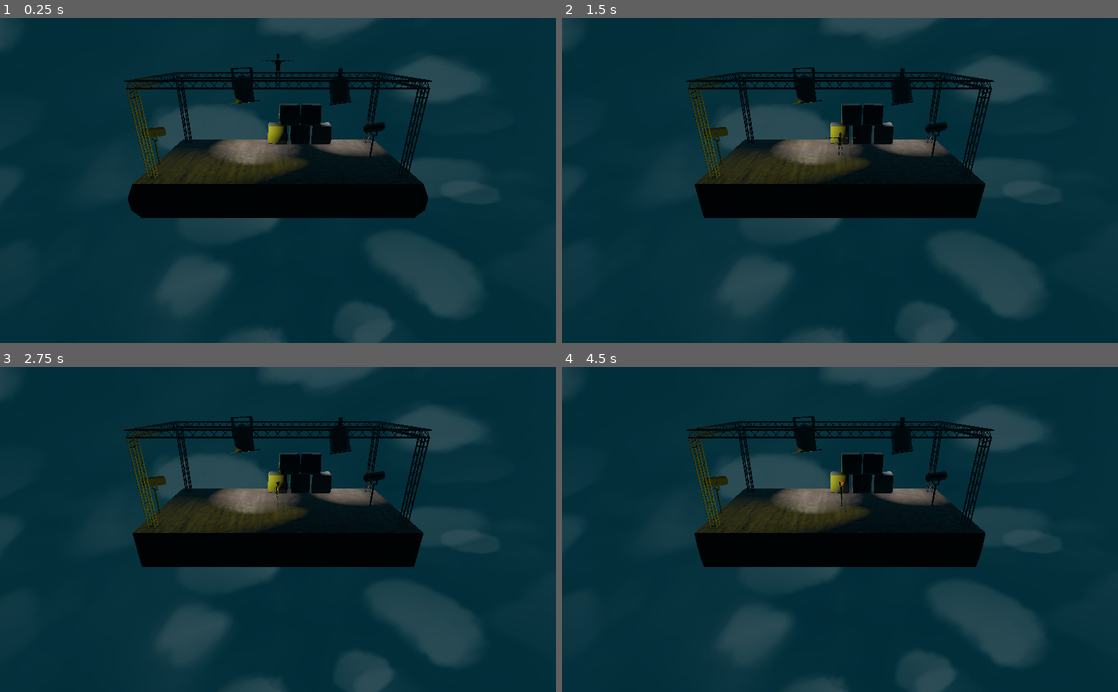
Above: before the commit, frames 1-4 (two rows, left to right).
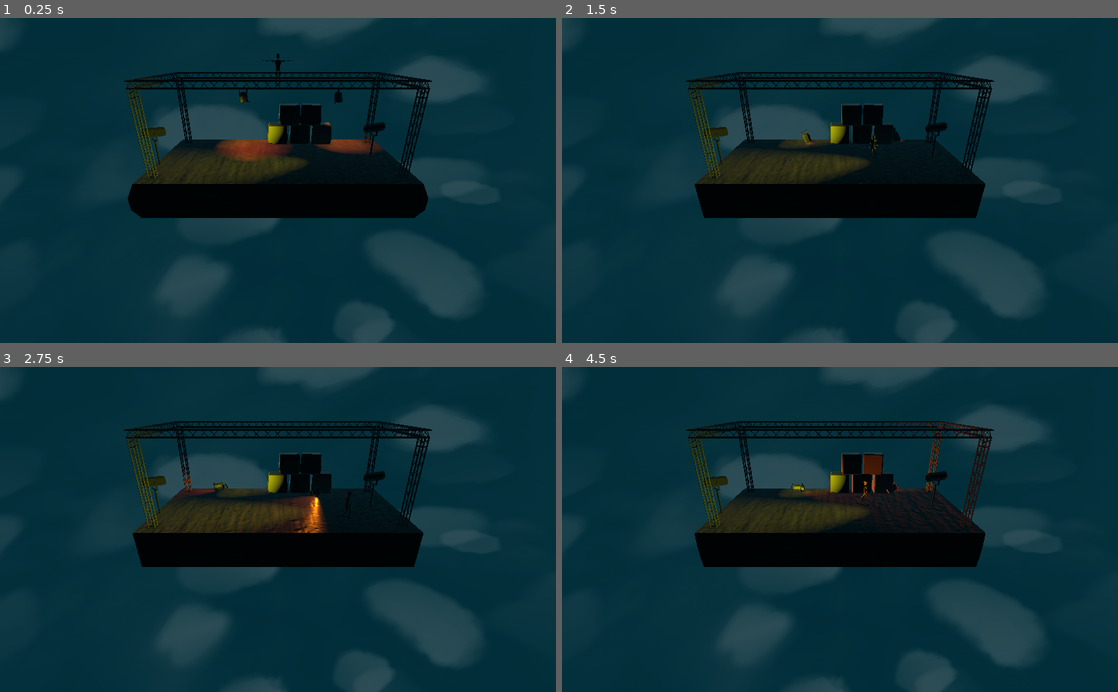
Above: after the commit, the same moments.

Repository: MartiniMoe/WubbaLubbaDubDub
Game: Godot game, scene res://scenes/Main.tscn
The game is run twice, just before and just after one commit, with the same random seed, the same clock (stepped at 60 frames per second) and the same inputs.
Inputs:
- Up to frame 1 (0.25 s): no input
- Up to frame 2 (1.5 s): hold Right (ui_right) 0.53-1.28 s; tap Space (ui_select) at 0.77 s; hold Down (ui_down) from 1.28 s (still down)
- Up to frame 3 (2.75 s): tap Space (ui_select) at 1.52 s; release Down (ui_down) at 2.03 s; hold Right (ui_right) from 2.03 s (still down)
- Up to frame 4 (4.5 s): release Right (ui_right) at 2.78 s; hold Up (ui_up) 2.78-3.53 s; tap Space (ui_select) at 3.02, 3.77 s; hold Left (ui_left) from 3.53 s (still down)

The runs differ from the first frame. In frame 1, 1.9% of the frame differs, in the area x 37-70%, y 15-46%; in frame 2, 2.1%; in frame 3, 2.8%; in frame 4, 3.0%, in the area x 37-78%, y 15-52%.
Error before the commit: Invalid call. Nonexistent function 'fall_down' in base 'StaticBody'. (res://scripts/Player.gd:44)

Commit message:
Climbing does not work anymore

Diff:
--- a/godot_project/scenes/Spotlight_oben.tscn
+++ b/godot_project/scenes/Spotlight_oben.tscn
@@ -1,11 +1,12 @@
-[gd_scene load_steps=9 format=2]
+[gd_scene load_steps=7 format=2]
 
 [ext_resource path="res://scripts/Spotlight_oben.gd" type="Script" id=1]
 [ext_resource path="res://assets/models/Material_002.material" type="Material" id=2]
 
-[sub_resource type="SphereShape" id=1]
+[sub_resource type="CapsuleShape" id=1]
 
-radius = 3.0
+radius = 0.45
+height = 0.55
 
 [sub_resource type="ArrayMesh" id=2]
 
@@ -39,16 +40,7 @@
 }
 custom_aabb/custom_aabb = Rect3( 0, 0, 0, 0, 0, 0 )
 
-[sub_resource type="ConvexPolygonShape" id=4]
-
-points = PoolVector3Array( 0, 0, 0, 0, 36, -43, 25.4558, 25.4558, -43, 36, 0, -43, 25.4558, -25.4558, -43, 0, -36, -43, -25.4558, -25.4558, -43, -36, 0, -43, -25.4558, 25.4558, -43 )
-
-[sub_resource type="CapsuleShape" id=5]
-
-radius = 1.0
-height = 1.0
-
-[sub_resource type="Animation" id=6]
+[sub_resource type="Animation" id=4]
 
 resource_name = "light_movement"
 length = 3.0
@@ -77,30 +69,41 @@
 "values": [ Vector3( 0, 0, 10 ), Vector3( 0, 0, 35 ), Vector3( 0, 0, 25 ) ]
 }
 
-[node name="Spotlight_oben" type="StaticBody"]
+[node name="Spotlight_oben" type="RigidBody"]
 
-transform = Transform( 0.4, 0, 0, 0, 0.4, 0, 0, 0, 0.4, 0, 0, 0 )
 input_ray_pickable = true
 input_capture_on_drag = false
-collision_layer = 0
-collision_mask = 0
+collision_layer = 1
+collision_mask = 1
+mode = 0
+mass = 1.0
 friction = 1.0
 bounce = 0.0
-constant_linear_velocity = Vector3( 0, 0, 0 )
-constant_angular_velocity = Vector3( 0, 0, 0 )
+gravity_scale = 1.0
+custom_integrator = false
+continuous_cd = false
+contacts_reported = 0
+contact_monitor = false
+sleeping = false
+can_sleep = true
+axis_lock = 0
+linear_velocity = Vector3( 0, 0, 0 )
+linear_damp = -1.0
+angular_velocity = Vector3( 0, 0, 0 )
+angular_damp = -1.0
 script = ExtResource( 1 )
 _sections_unfolded = [ "Collision", "Transform" ]
 light_color = Color( 1, 1, 1, 1 )
 
 [node name="CollisionShape" type="CollisionShape" parent="."]
 
-transform = Transform( 1, 0, 0, 0, 1, 0, 0, 0, 1, 0, 1.69152, 0 )
+transform = Transform( 1, 0, 0, 0, -0.167118, -0.985937, 0, 0.985937, -0.167118, 0, -0.718918, -0.0485131 )
 shape = SubResource( 1 )
 disabled = false
 
 [node name="Cylinder.001" type="MeshInstance" parent="."]
 
-transform = Transform( 0.725873, 0, 0.687829, 0, 1, 0, -0.687829, 0, 0.725873, 0, 1.7, 0 )
+transform = Transform( 0.290349, 0, 0.275132, 0, 0.4, 0, -0.275132, 0, 0.290349, 0, 0, 0 )
 layers = 1
 material_override = null
 cast_shadow = 1
@@ -113,7 +116,7 @@
 mesh = SubResource( 2 )
 skeleton = NodePath("..")
 material/0 = null
-_sections_unfolded = [ "Transform" ]
+_sections_unfolded = [ "Transform", "Visibility" ]
 
 [node name="Cylinder" type="MeshInstance" parent="Cylinder.001"]
 
@@ -153,47 +156,12 @@
 spot_angle_attenuation = 1.0
 _sections_unfolded = [ "Light", "Shadow", "Spot", "Transform" ]
 
-[node name="light" type="StaticBody" parent="Cylinder.001/Cylinder/SpotLight"]
-
-input_ray_pickable = true
-input_capture_on_drag = false
-collision_layer = 0
-collision_mask = 0
-friction = 1.0
-bounce = 0.0
-constant_linear_velocity = Vector3( 0, 0, 0 )
-constant_angular_velocity = Vector3( 0, 0, 0 )
-_sections_unfolded = [ "Collision" ]
-
-[node name="CollisionShape" type="CollisionShape" parent="Cylinder.001/Cylinder/SpotLight/light"]
-
-shape = SubResource( 4 )
-disabled = false
-
-[node name="StaticBody" type="StaticBody" parent="Cylinder.001/Cylinder"]
-
-input_ray_pickable = true
-input_capture_on_drag = false
-collision_layer = 1
-collision_mask = 1
-friction = 1.0
-bounce = 0.0
-constant_linear_velocity = Vector3( 0, 0, 0 )
-constant_angular_velocity = Vector3( 0, 0, 0 )
-
-[node name="CollisionShape" type="CollisionShape" parent="Cylinder.001/Cylinder/StaticBody"]
-
-transform = Transform( 1, 0, 0, 0, -4.37114e-08, -1, 0, 1, -4.37114e-08, -2.79804e-30, 0, 0 )
-shape = SubResource( 5 )
-disabled = false
-_sections_unfolded = [ "Transform" ]
-
 [node name="AnimationPlayer" type="AnimationPlayer" parent="."]
 
 playback_process_mode = 1
 playback_default_blend_time = 0.0
 root_node = NodePath("..")
-anims/light_movement = SubResource( 6 )
+anims/light_movement = SubResource( 4 )
 playback/active = true
 playback/speed = 1.0
 blend_times = [  ]
